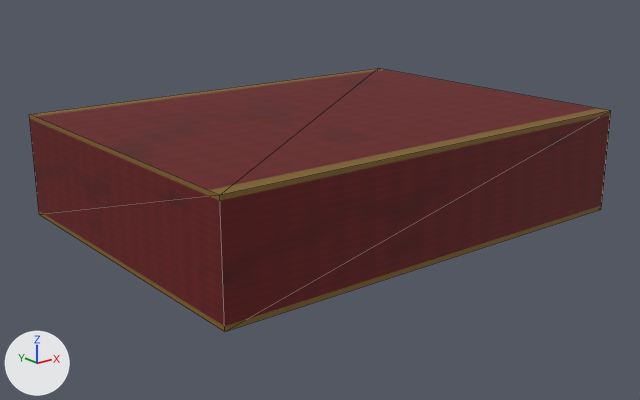
The glTF model assets/props/book_red.glb as it was, and as the next commit left it.
Both versions are drawn from a 50 mm lens placed at (-0.236, -0.293, 0.1), pointed at (-0.005, -0.005, -0.015). Lighting does not change. The marker at lower left points along +X, +Y and +Z. The older version comes first. Mesh edges are drawn as thin lines. Where no turn or scale is listed for an object, it has been applied to the vertices.

The first picture shows 'Cover'.
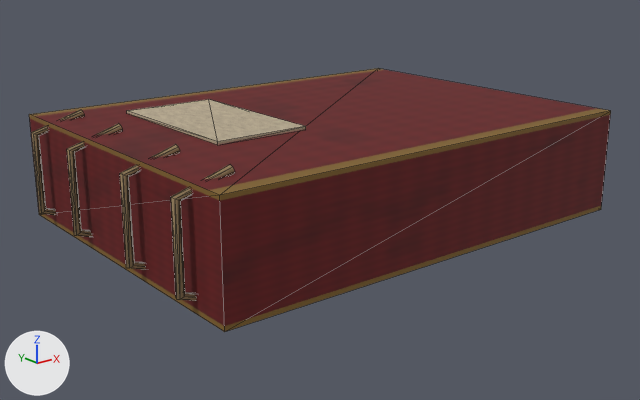
The change, as a diff of the scene's bpy script:
```diff
--- a/assets/props/book_red.glb.py
+++ b/assets/props/book_red.glb.py
@@ img_woven_paper @@
+img_woven_paper = load_image('woven_paper', '_unpacked/woven_paper', 256, 256, 'sRGB')
@@ mat_fadedthread @@
+mat_fadedthread = principled_material('FadedThread')
+mat_fadedthread.base_color = (0.29, 0.2, 0.1)  # brown #937c59
+mat_fadedthread.roughness = 0.89
@@ mat_parchment @@
+mat_parchment = bpy.data.materials.new('Parchment')
+# colours: beige #cebfa2
+# uses the picture img_woven_paper
@@ me_art_fadedthread @@
+me_art_fadedthread.from_pydata(...)  # 112 vertices, 168 faces; spans x -0.1065..-0.0835, y -0.0587..0.0587, z -0.0236..0.0256
+me_art_fadedthread.materials.append(mat_fadedthread)  # brown #937c59
@@ me_art_parchment @@
+me_art_parchment.from_pydata(...)  # a box spanning x -0.088..0.096, y -0.072..0.072, z -0.016..0.016; a box spanning x -0.066..-0.026, y -0.021..0.051, z 0.022..0.024
+me_art_parchment.materials.append(mat_parchment)
@@ ob_art_fadedthread @@
+ob_art_fadedthread = bpy.data.objects.new('Art_FadedThread', me_art_fadedthread)
+ob_art_fadedthread.location = (0.0, 0.0, 0.0)
@@ ob_art_parchment @@
+ob_art_parchment = bpy.data.objects.new('Art_Parchment', me_art_parchment)
+ob_art_parchment.location = (0.0, 0.0, 0.0)
```

Pixel boxes [x1, y1, x2, y2] of what changed, in the pictures (640 x 400 px):
'Art_FadedThread', added: after [31, 109, 234, 301]
'Art_Parchment', added (beige): after [127, 99, 306, 145]
